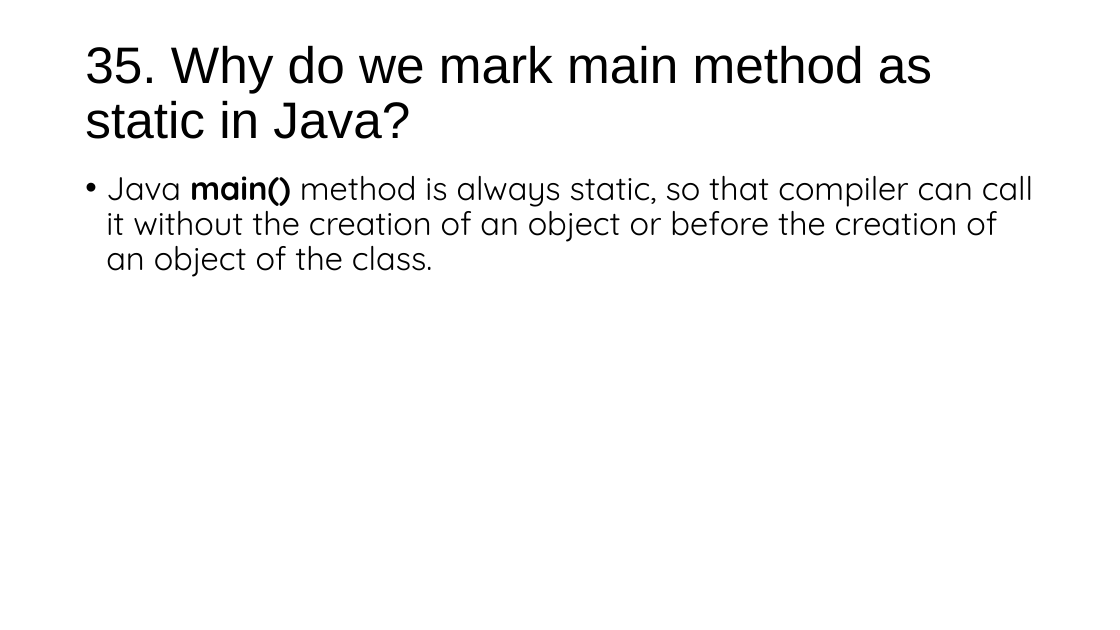
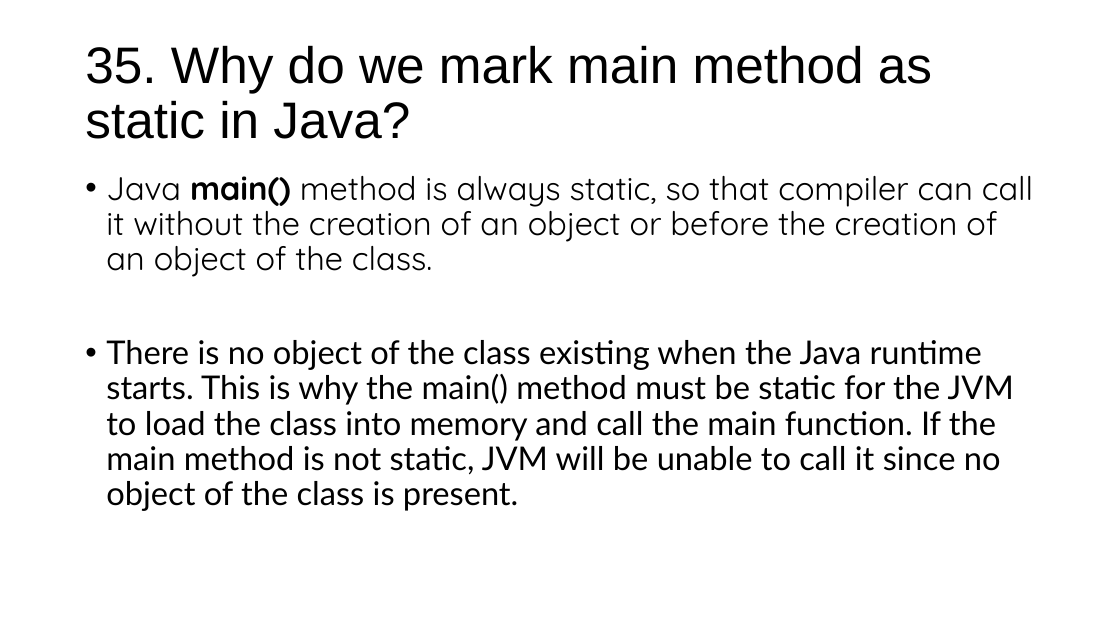
Before and after one commit to Marvioo/Cogent, a slide deck: slide 3 of Java Basics/Java Basics 4.pptx. Drawn at 1120x630 pixels with LibreOffice and Linux fonts; fonts in the diff are those of the drawing. Boxes give left, top, right and bottom in pixels: in the first picture for what was removed or moved away, otherwise in the second. Text is boxed around its words. In the diff, an @@ line names an element or a change of style, - is before the commit and + after.

```diff
--- a/Java Basics/Java Basics 4.pptx
+++ b/Java Basics/Java Basics 4.pptx
@@ text at bbox=[106, 340, 1014, 511]: paragraph added @@
+• There is no object of the class existing when the Java runtime starts. This is why the main() method must be static for the JVM to load the class into memory and call the main function. If the main method is not static, JVM will be unable to call it since no object of the class is present.
```
Also in this commit, not shown: 3 other slides changed, 7 other files.
